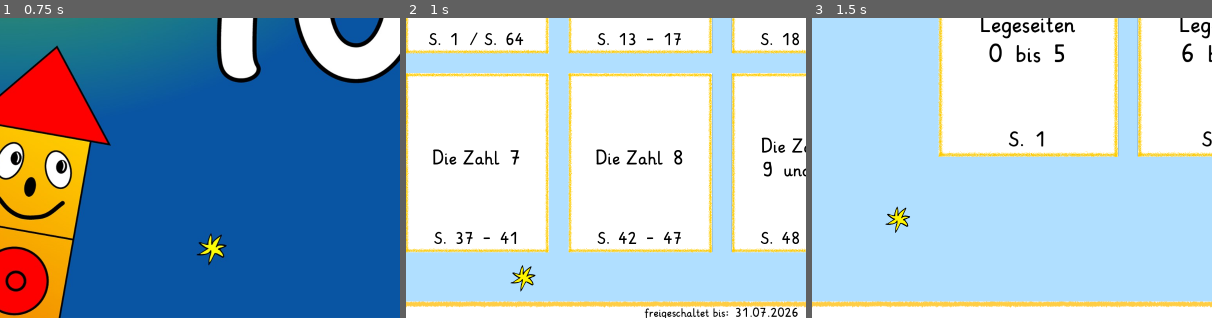
Above: before the commit, frames 1-3 (left to right).
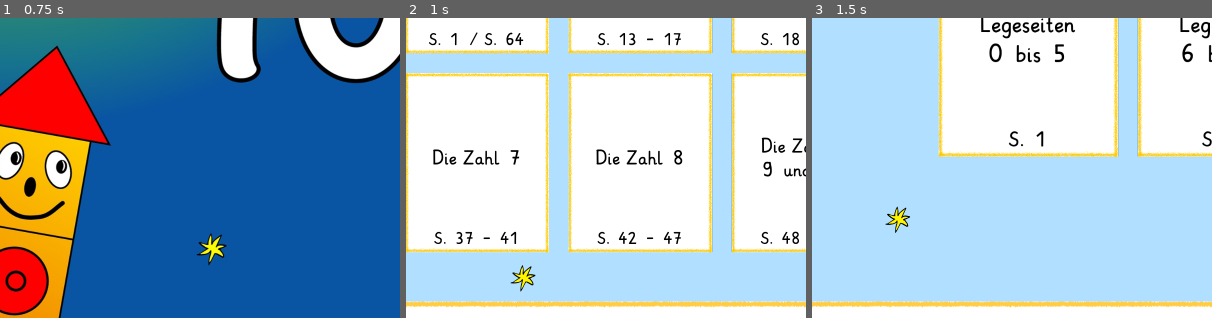
Above: after the commit, the same moments.

Repository: ahessedenz/rr_10_web
Game: Godot game, scene res://Scenes/bootsplash.tscn
The game is run twice, just before and just after one commit, with the same random seed, the same clock (stepped at 60 frames per second) and the same inputs.
Inputs (mouse positions are % of the whole screen's width and height, from its top left):
- Up to frame 1 (0.75 s): tap Enter at 0.5 s; move the mouse to (72, 45) at 0.52 s; click (72, 45) at 0.6 s
- Up to frame 2 (1 s): no input
- Up to frame 3 (1.5 s): click "Legeseiten" at 1.25 s
The pictures show only the part of the screen within x 10-60%, y 50-100%; the shares and areas given below are measured in that part.

Frame 1 is identical in both runs. In frame 2, 0.5% of the frame differs, in the area x 59-98%, y 96-100%; in frame 3, nothing differs.

Commit message:
Hide freigeschaltet label, bump to 1.0.2
Co-Authored-By: Claude Sonnet 4.6 <noreply@anthropic.com>

Diff:
--- a/Scenes/main.tscn
+++ b/Scenes/main.tscn
@@ -219,6 +219,7 @@
 offset_bottom = 1545.0
 theme = ExtResource("2_putqf")
 theme_override_font_sizes/font_size = 30
+visible = false
 text = "freigeschaltet bis:"
 horizontal_alignment = 1
 vertical_alignment = 1
--- a/game.cfg
+++ b/game.cfg
@@ -1,3 +1,3 @@
 slug=rr-10
-version=1.0.1
+version=1.0.2
 godot_version=4.6
